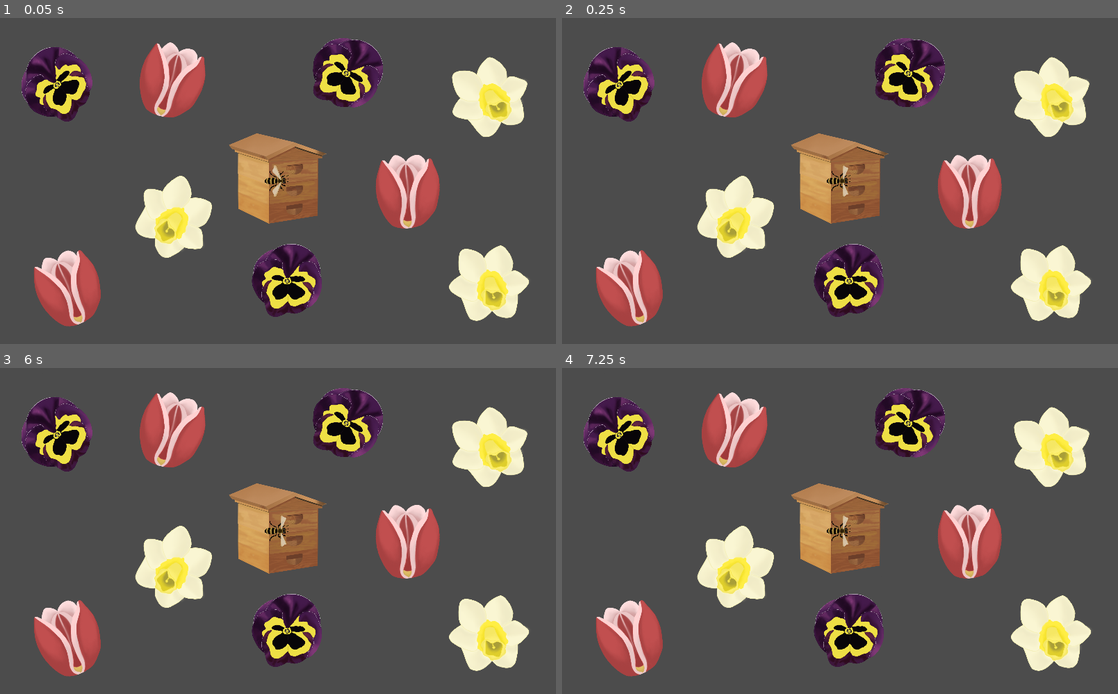
Above: before the commit, frames 1-4 (two rows, left to right).
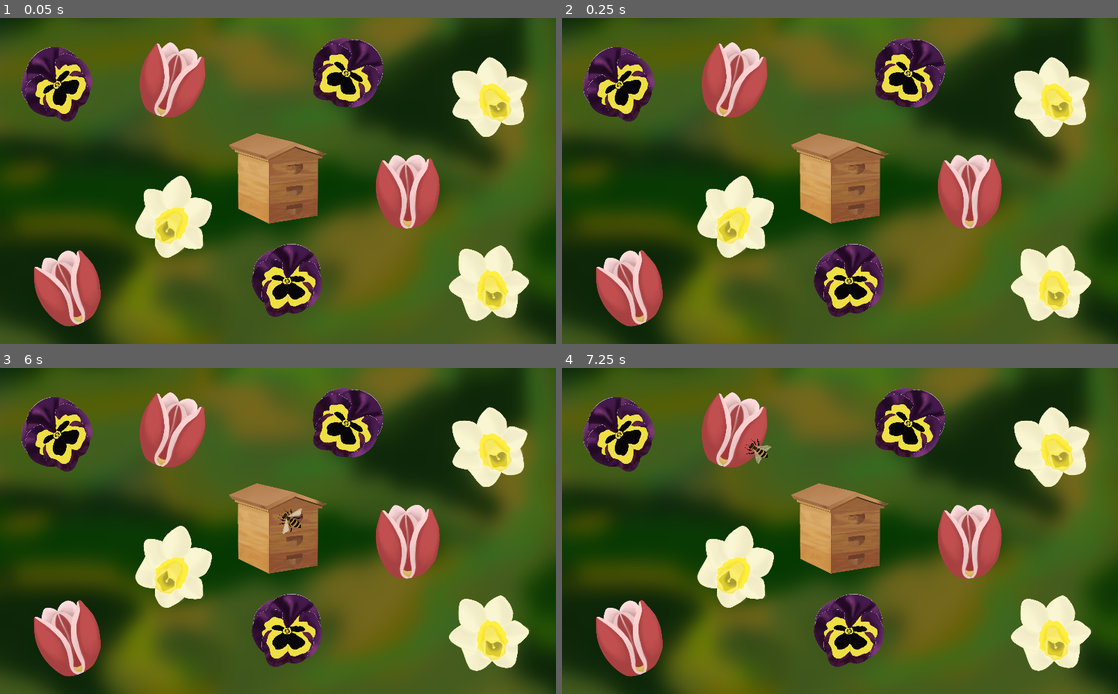
Above: after the commit, the same moments.

Repository: AlnisS/beekeeping
Game: Godot game, scene res://environment/field/field.tscn
Two runs of this game, one before a commit and one after it. Both use one fixed random seed, a clock stepped at 60 frames per second and the inputs below. The project has no main scene, so this scene is started directly.
Inputs (mouse positions are in pixels of both pictures, inside the frame that each line leads up to):
- Up to frame 1 (0.05 s): no input
- Up to frame 2 (0.25 s): no input
- Up to frame 3 (6 s): tap Enter at 0.5, 2, 3.5 s; move the mouse to (400, 514) at 0.52 s; press the mouse at (400, 514) at 0.53 s; tap Space at 1.25, 2.75, 4.25 s; move the mouse to (166, 547) at 1.27 s; release the mouse at (166, 547) at 1.28 s; click (166, 547) at 1.35 s; move the mouse to (333, 459) at 2.02 s; press the mouse at (333, 459) at 2.03 s; move the mouse to (250, 596) at 2.77 s; release the mouse at (250, 596) at 2.78 s; click (250, 596) at 2.85 s; move the mouse to (444, 579) at 3.52 s; press the mouse at (444, 579) at 3.53 s; move the mouse to (111, 482) at 4.27 s; release the mouse at (111, 482) at 4.28 s; click (111, 482) at 4.35 s; move the mouse to (305, 531) at 5.02 s; press the mouse at (305, 531) at 5.03 s; move the mouse to (194, 449) at 5.77 s; release the mouse at (194, 449) at 5.78 s; click (194, 449) at 5.85 s
- Up to frame 4 (7.25 s): move the mouse to (962, 514) at 6.52 s; press the mouse at (962, 514) at 6.53 s

The runs differ from the first frame. In frame 1, 77% of the frame differs, in the area x 0-100%, y 0-100%; in frame 2, 77%; in frame 3, 77%; in frame 4, 77%.

Commit message:
bees come from hive and can get grumpy

Diff:
--- a/entities/bee/bee_manager.gd
+++ b/entities/bee/bee_manager.gd
@@ -1,37 +1,66 @@
 extends Node2D
 
+enum State {IDLE, DRAWING, FOLLOWING, RETURNING, BACKUP}
 
-onready var current_line2D := Line2D.new()
+var current_line2D := Line2D.new()
 var curve2d : Curve2D
 var last_position : Vector2
 export var speed = 200
-var started = false #stops the pathfollow setting off without a path
-var drawing = false
+
+var state = State.IDLE
+var time = 0.0
+
+var in_flower = false
+var grumpy = false
 
 var flowers := []
 
 func _ready():
 	add_child(current_line2D)
+	print("initialized")
 
 func _process(delta):
-	if $Path2D/BeeLocator.unit_offset < 1 && started:
+	time += delta
+
+	if $Path2D/BeeLocator.unit_offset < 1 && state == State.FOLLOWING:
 		$Path2D/BeeLocator.offset += speed * delta
+
+	if $Path2D/BeeLocator.unit_offset > 0 && state == State.BACKUP:
+		$Path2D/BeeLocator.offset -= speed * delta
+
+	if state == State.RETURNING:
+		$Path2D/BeeLocator/AnimatedSprite.scale -= Vector2(delta, delta) * .5
+		var rotation = $Path2D/BeeLocator.rotation
+		$Path2D/BeeLocator.translate(Vector2(cos(rotation), sin(rotation)) * delta * speed)
+		if $Path2D/BeeLocator/AnimatedSprite.scale.x < 0:
+			queue_free()
 
 	last_position = $Path2D/BeeLocator.position
 
-	if Input.is_action_just_pressed("draw") and get_local_mouse_position().distance_to($Path2D/BeeLocator.global_position) < 40.0:
+	if (Input.is_action_just_pressed("draw")
+			and get_local_mouse_position().distance_to($Path2D/BeeLocator.global_position) < 40.0
+			and (state == State.IDLE or state == State.FOLLOWING)):
 		_start_drawing()
-	if Input.is_action_pressed("draw") and drawing:
+	if Input.is_action_pressed("draw") and state == State.DRAWING:
 		_continue_drawing()
-	if Input.is_action_just_released("draw") and drawing:
+	if Input.is_action_just_released("draw") and state == State.DRAWING:
 		_finish_drawing()
 
+	if state == State.FOLLOWING and $Path2D/BeeLocator.unit_offset == 1.0:
+		state = State.IDLE
 
+	if (state == State.IDLE or state == State.DRAWING) and in_flower:
+		$Path2D/BeeLocator/AnimatedSprite.playing = false
+		$Path2D/BeeLocator/AnimatedSprite.frame = 0
+	else:
+		$Path2D/BeeLocator/AnimatedSprite.playing = true
+
+	if grumpy:
+		$Path2D/BeeLocator/Ball.show()
 
 func _start_drawing():
-	started = false
 	curve2d = null
-	drawing = true
+	state = State.DRAWING
 	current_line2D.points = PoolVector2Array()
 	current_line2D.show()
 
@@ -55,15 +84,21 @@
 	$Path2D.curve = curve2d
 	$Path2D/BeeLocator.offset = 0
 	current_line2D.hide()
-	drawing = false
-	started = true
+	state = State.FOLLOWING
+	$Path2D/BeeLocator/AnimatedSprite.show()
 
 func _on_BeeCollisionArea_area_entered(area):
 	print("ran into other bee")
+	if state == State.FOLLOWING:
+		state = State.BACKUP
+	$BackupTimer.start()
+	grumpy = true
+	flowers = []
 
 
 func _on_BeeCollectionArea_area_entered(area):
 	print("collection area entered")
+	in_flower = true
 	if !flowers.has(area):
 		flowers.append(area)
 		print("visited new flower")
@@ -71,8 +106,22 @@
 		print("visited old flower")
 
 
+func _on_BeeCollectionArea_area_exited(area):
+	in_flower = false
+
+
 func _on_BeeHiveReturnArea_area_entered(area):
 	print("hive entered")
+
+	# if the bee was just added, ignore the first extra signal
+	if time < 0.1:
+		return
+
 	if area.has_method("register_delivery"):
 		area.register_delivery(flowers.size())
-	flowers = []
+		flowers = []
+		state = State.RETURNING
+
+
+func _on_BackupTimer_timeout():
+	state = State.IDLE
--- a/entities/bee/bee_manager.tscn
+++ b/entities/bee/bee_manager.tscn
@@ -7,6 +7,9 @@
 [ext_resource path="res://entities/bee/images/bee_1.PNG" type="Texture" id=5]
 [ext_resource path="res://entities/bee/images/bee_5.PNG" type="Texture" id=6]
 [ext_resource path="res://entities/bee/images/bee_4.png" type="Texture" id=7]
+[ext_resource path="res://entities/bee/ballimages/ball2.png" type="Texture" id=8]
+[ext_resource path="res://entities/bee/ballimages/ball3.png" type="Texture" id=9]
+[ext_resource path="res://entities/bee/ballimages/ball1.png" type="Texture" id=10]
 
 [sub_resource type="Curve2D" id=1]
 _data = {
@@ -19,6 +22,14 @@
 "loop": true,
 "name": "default",
 "speed": 60.0
+} ]
+
+[sub_resource type="SpriteFrames" id=5]
+animations = [ {
+"frames": [ ExtResource( 10 ), ExtResource( 8 ), ExtResource( 9 ) ],
+"loop": true,
+"name": "default",
+"speed": 20.0
 } ]
 
 [sub_resource type="CapsuleShape2D" id=3]
@@ -48,7 +59,16 @@
 rotation = 1.5708
 scale = Vector2( 0.12, 0.12 )
 frames = SubResource( 2 )
-frame = 4
+frame = 1
+playing = true
+
+[node name="Ball" type="AnimatedSprite" parent="Path2D/BeeLocator"]
+visible = false
+position = Vector2( 12.4001, -0.656353 )
+rotation = 1.5708
+scale = Vector2( 0.0693862, 0.0812917 )
+frames = SubResource( 5 )
+frame = 1
 playing = true
 
 [node name="BeeCollisionArea" type="Area2D" parent="Path2D/BeeLocator"]
@@ -78,6 +98,12 @@
 rotation = 1.5708
 shape = SubResource( 4 )
 
+[node name="BackupTimer" type="Timer" parent="."]
+wait_time = 0.2
+one_shot = true
+
 [connection signal="area_entered" from="Path2D/BeeLocator/BeeCollisionArea" to="." method="_on_BeeCollisionArea_area_entered"]
 [connection signal="area_entered" from="Path2D/BeeLocator/BeeCollectionArea" to="." method="_on_BeeCollectionArea_area_entered"]
+[connection signal="area_exited" from="Path2D/BeeLocator/BeeCollectionArea" to="." method="_on_BeeCollectionArea_area_exited"]
 [connection signal="area_entered" from="Path2D/BeeLocator/BeeHiveReturnArea" to="." method="_on_BeeHiveReturnArea_area_entered"]
+[connection signal="timeout" from="BackupTimer" to="." method="_on_BackupTimer_timeout"]
--- a/environment/field/field.tscn
+++ b/environment/field/field.tscn
@@ -1,13 +1,18 @@
 [gd_scene load_steps=4 format=2]
 
-[ext_resource path="res://entities/bee/bee_manager.tscn" type="PackedScene" id=1]
 [ext_resource path="res://environment/flower/flower.tscn" type="PackedScene" id=2]
 [ext_resource path="res://environment/hive/hive.tscn" type="PackedScene" id=3]
+[ext_resource path="res://environment/field/field.PNG" type="Texture" id=4]
 
 [node name="Field" type="Node2D"]
 
 [node name="Camera2D" type="Camera2D" parent="."]
 current = true
+
+[node name="field" type="Sprite" parent="."]
+position = Vector2( -1.08722, -4.81598 )
+scale = Vector2( 0.704963, 0.754645 )
+texture = ExtResource( 4 )
 
 [node name="Flower" parent="." instance=ExtResource( 2 )]
 position = Vector2( -404.356, -173.39 )
@@ -50,5 +55,3 @@
 position = Vector2( 387.204, 197.696 )
 
 [node name="Hive" parent="." instance=ExtResource( 3 )]
-
-[node name="BeeManager" parent="." instance=ExtResource( 1 )]
--- a/environment/hive/hive.gd
+++ b/environment/hive/hive.gd
@@ -5,6 +5,8 @@
 
 var time = 0.0
 var last_time = 0.0
+
+const BEE = preload("res://entities/bee/bee_manager.tscn")
 
 func _process(delta):
 	honey -= delta * 0.5
@@ -14,6 +16,14 @@
 		print("pollen: ", pollen)
 		last_time = time
 
+	if (Input.is_action_just_pressed("draw")
+			and get_local_mouse_position().distance_to(global_position) < 80.0):
+		var bee = BEE.instance()
+		bee.get_node("Path2D/BeeLocator/AnimatedSprite").hide()
+		bee._start_drawing()
+		bee.current_line2D.add_point(get_local_mouse_position())
+		add_child(bee)
+
 func register_delivery(flowers: int) -> void:
 	honey += flowers
 	pollen += flowers
Binary file added: entities/bee/ballimages/ball1.png
Not shown, added: entities/bee/ballimages/ball1.png.import
Binary file added: entities/bee/ballimages/ball2.png
Not shown, added: entities/bee/ballimages/ball2.png.import
Binary file added: entities/bee/ballimages/ball3.png
Not shown, added: entities/bee/ballimages/ball3.png.import
Not shown: 1 places in entities/bee/bee_manager.tscn that only renumber resources
Binary file added: environment/field/field.PNG
Not shown, added: environment/field/field.PNG.import
Binary file added: ui/images/honey.PNG
Not shown, added: ui/images/honey.PNG.import
